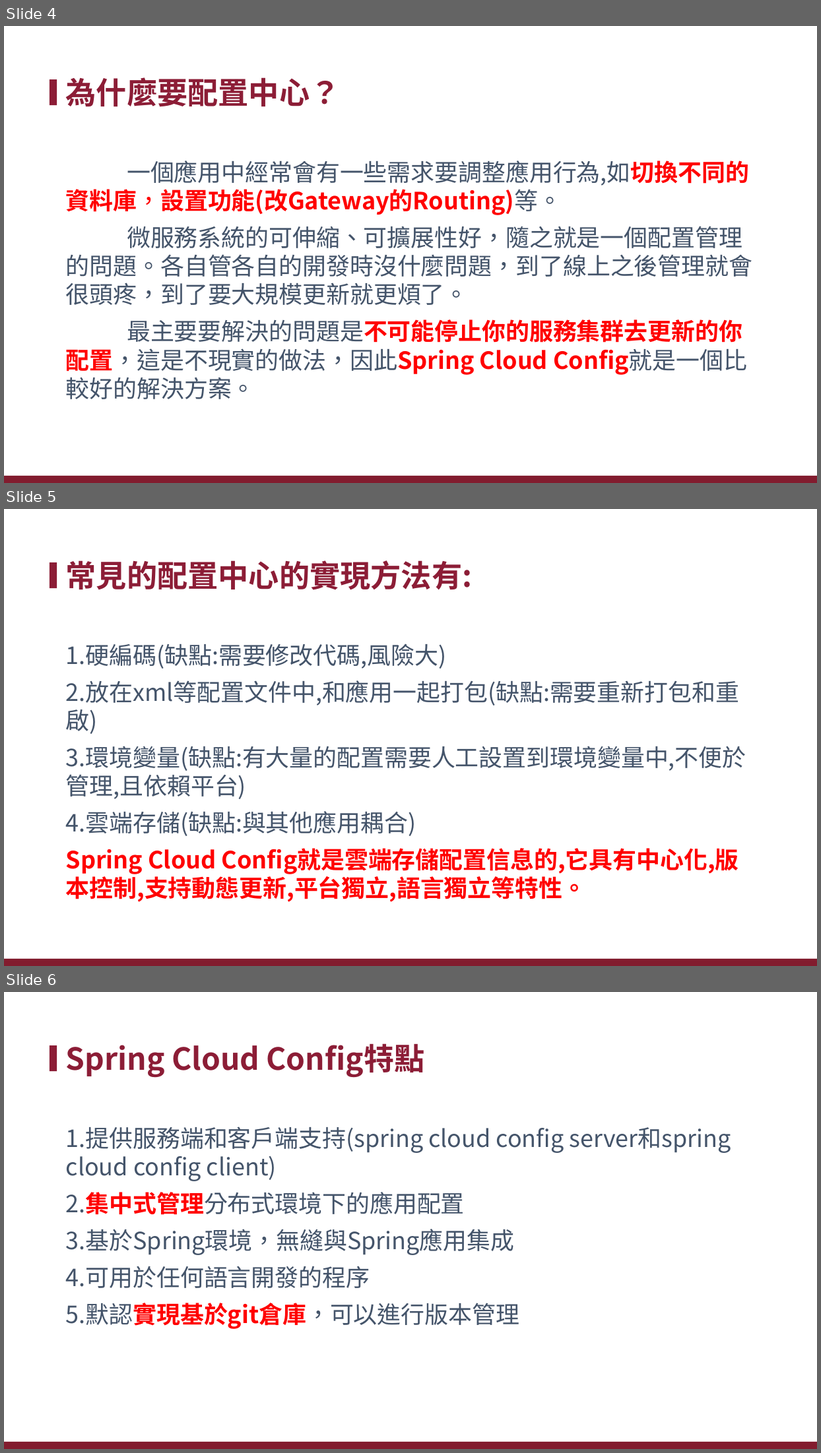
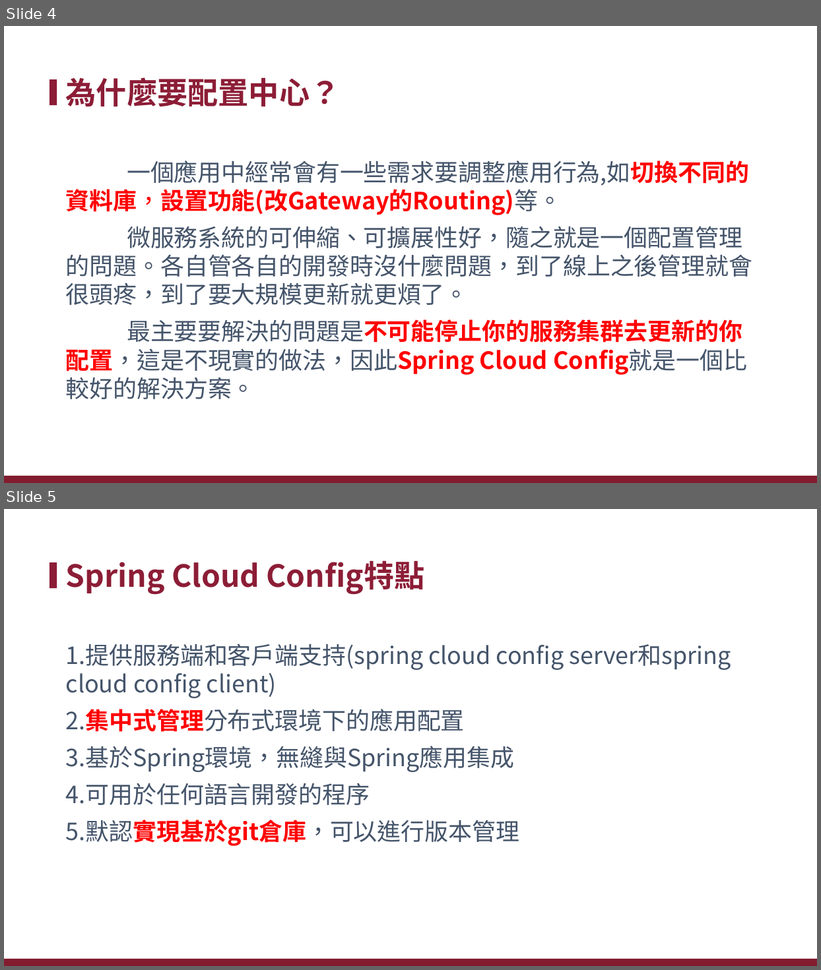
Before and after one commit to xiauchen/7__2020_3_10_PTT, a slide deck: Config.pptx. Shown one above the other, each under a label of ours: slides 4, 5 and 6 before the commit, slides 4 and 5 after it. The pictures are 821x1453 and 821x970 pixels, drawn with LibreOffice and Linux fonts; fonts in the diff are those of the drawing; background and template pictures are left out. Boxes give left, top, right and bottom in pixels: in the first picture for what was removed or moved away, otherwise in the second. Text is boxed around its words. In the diff, an @@ line names an element or a change of style, - is before the commit and + after.

```diff
--- a/Config.pptx
+++ b/Config.pptx
@@ slide 5 removed at [4, 509, 817, 966], background #FFFFFF; not listed: 2 template elements that a slide beside it also shows @@
@@ text removed at [66, 560, 473, 590] @@
-常見的配置中心的實現方法有:
@@ text removed at [66, 644, 746, 902] @@
-1.硬編碼(缺點:需要修改代碼,風險大)
-2.放在xml等配置文件中,和應用一起打包(缺點:需要重新打包和重啟)
-3.環境變量(缺點:有大量的配置需要人工設置到環境變量中,不便於管理,且依賴平台)
-4.雲端存儲(缺點:與其他應用耦合)
-Spring Cloud Config就是雲端存儲配置信息的,它具有中心化,版本控制,支持動態更新,平台獨立,語言獨立等特性。
@@ what was slide 6 is now slide 5 @@
```
Also in this commit, not shown: 11 slides changed, 2 slides added, 3 other files.
